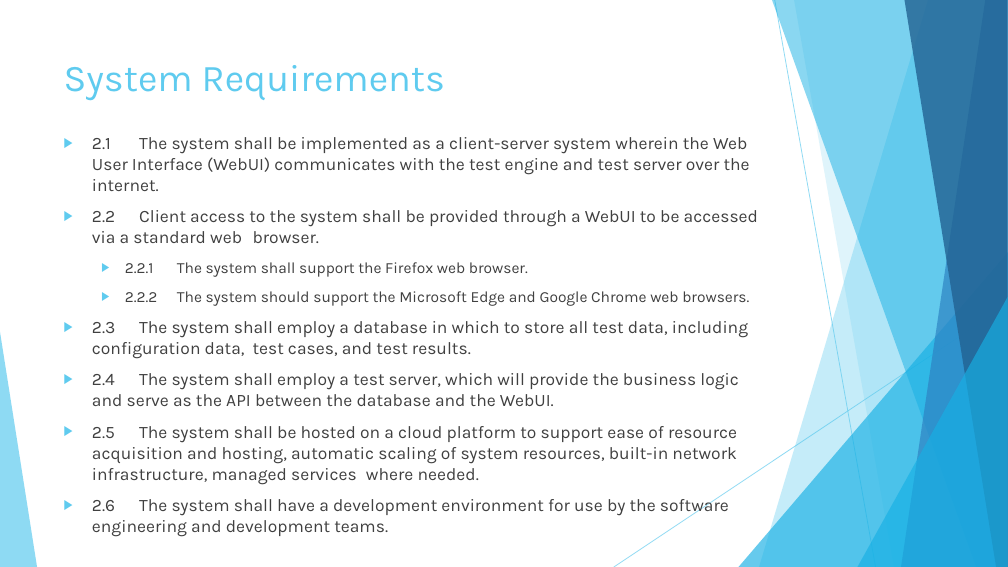
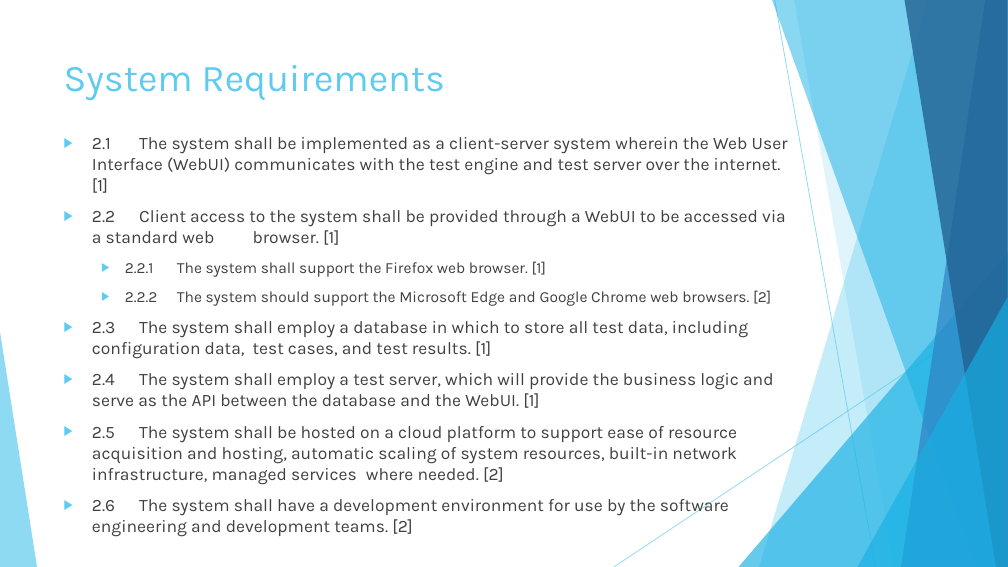
Before and after one commit to KodeFu/cse682, a slide deck: slide 9 of Test Framework Midterm Presentation 001.pptx. Drawn at 1008x567 pixels with LibreOffice and Linux fonts; fonts in the diff are those of the drawing. Boxes give left, top, right and bottom in pixels: in the first picture for what was removed or moved away, otherwise in the second. Text is boxed around its words. In the diff, an @@ line names an element or a change of style, - is before the commit and + after.

Commit message:
Powerpoint and requirements doc updates

```diff
--- a/Test Framework Midterm Presentation 001.pptx
+++ b/Test Framework Midterm Presentation 001.pptx
@@ text at (92,137,788,537): text changed @@
-▶ 2.1 The system shall be implemented as a client-server system wherein the Web User Interface (WebUI) communicates with the test engine and test server over the internet.
-▶ 2.2 Client access to the system shall be provided through a WebUI to be accessed via a standard web browser.
-  ▶ 2.2.1 The system shall support the Firefox web browser.
-  ▶ 2.2.2 The system should support the Microsoft Edge and Google Chrome web browsers.
-▶ 2.3 The system shall employ a database in which to store all test data, including configuration data, test cases, and test results.
-▶ 2.4 The system shall employ a test server, which will provide the business logic and serve as the API between the database and the WebUI.
-▶ 2.5 The system shall be hosted on a cloud platform to support ease of resource acquisition and hosting, automatic scaling of system resources, built-in network infrastructure, managed services where needed.
-▶ 2.6 The system shall have a development environment for use by the software engineering and development teams.
+▶ 2.1 The system shall be implemented as a client-server system wherein the Web User Interface (WebUI) communicates with the test engine and test server over the internet. [1]
+▶ 2.2 Client access to the system shall be provided through a WebUI to be accessed via a standard web browser. [1]
+  ▶ 2.2.1 The system shall support the Firefox web browser. [1]
+  ▶ 2.2.2 The system should support the Microsoft Edge and Google Chrome web browsers. [2]
+▶ 2.3 The system shall employ a database in which to store all test data, including configuration data, test cases, and test results. [1]
+▶ 2.4 The system shall employ a test server, which will provide the business logic and serve as the API between the database and the WebUI. [1]
+▶ 2.5 The system shall be hosted on a cloud platform to support ease of resource acquisition and hosting, automatic scaling of system resources, built-in network infrastructure, managed services where needed. [2]
+▶ 2.6 The system shall have a development environment for use by the software engineering and development teams. [2]
```
Also in this commit, not shown: 11 other slides changed, 1 slide added, 1 other file.
